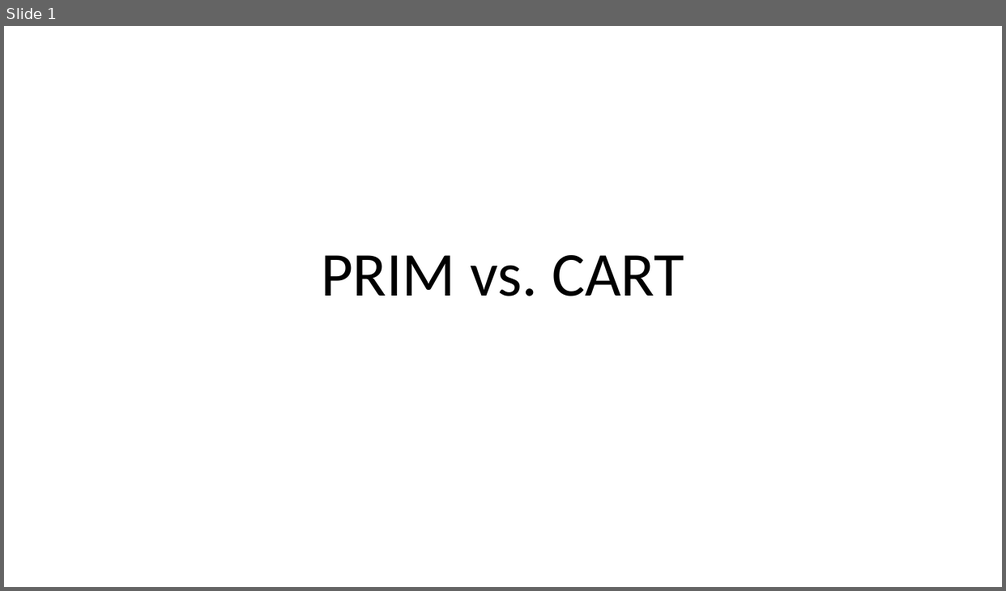
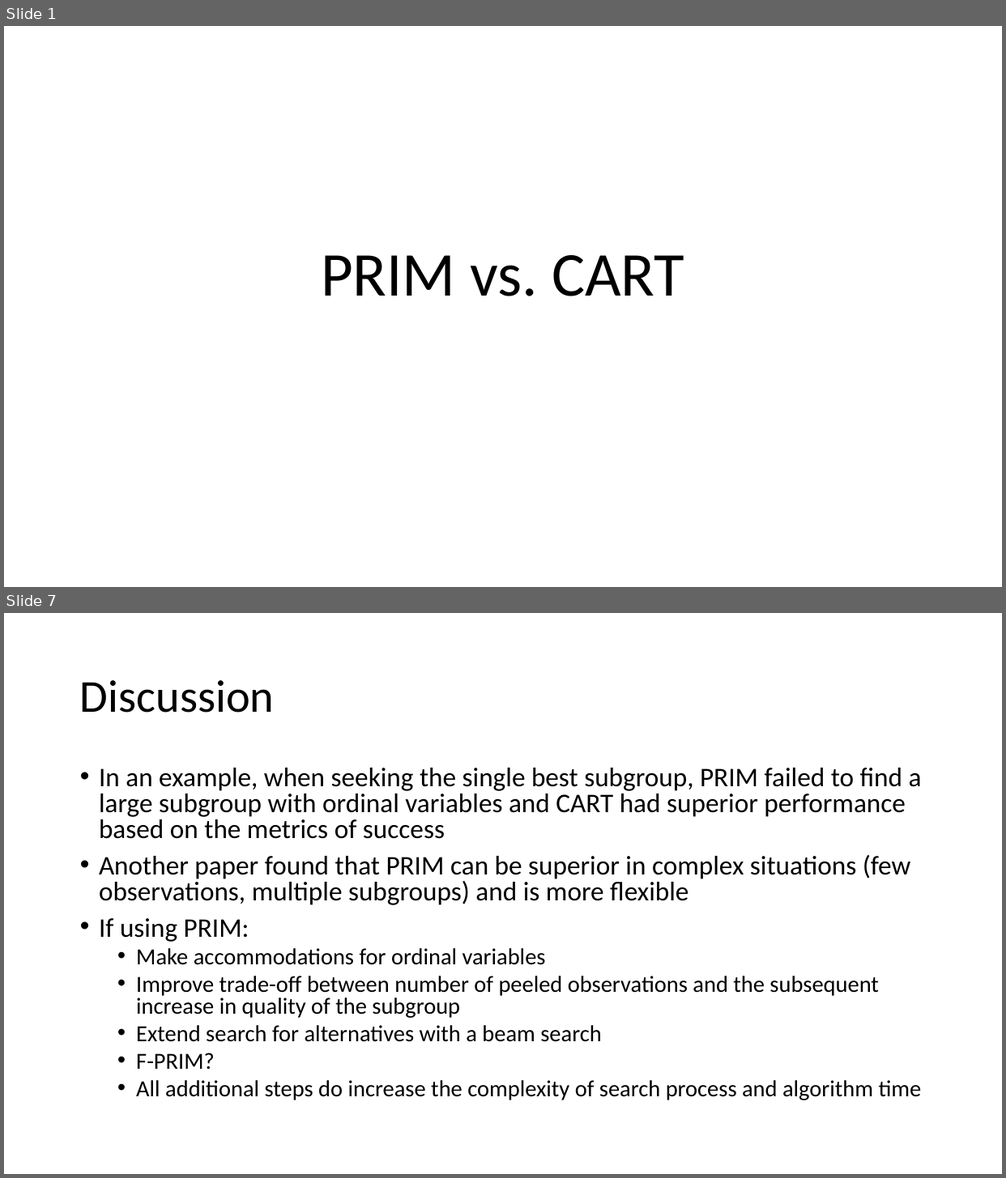
Before and after one commit to madelinemacmillan/PhD, a slide deck: Prim.VS.Cart.pptx. Shown one above the other, each under a label of ours: slide 1 before the commit, slides 1 and 7 after it; the slides between them are not shown. The pictures are 1006x591 and 1006x1178 pixels, drawn with LibreOffice and Linux fonts; fonts in the diff are those of the drawing. Boxes give left, top, right and bottom in pixels: in the first picture for what was removed or moved away, otherwise in the second. Text is boxed around its words. In the diff, an @@ line names an element or a change of style, - is before the commit and + after.

Commit message:
completed prim vs cart powerpoint

```diff
--- a/Prim.VS.Cart.pptx
+++ b/Prim.VS.Cart.pptx
@@ slide 7 added at [4,613,1002,1174], background #FFFFFF @@
@@ title added at [80,680,275,713], 44 pt, text #000000 @@
+Discussion
@@ text added at [99,768,922,1101], 25.9 pt, text #000000 @@
+• In an example, when seeking the single best subgroup, PRIM failed to find a large subgroup with ordinal variables and CART had superior performance based on the metrics of success
+• Another paper found that PRIM can be superior in complex situations (few observations, multiple subgroups) and is more flexible
+• If using PRIM:
+  • Make accommodations for ordinal variables
+  • Improve trade-off between number of peeled observations and the subsequent increase in quality of the subgroup
+  • Extend search for alternatives with a beam search
+  • F-PRIM?
+  • All additional steps do increase the complexity of search process and algorithm time
```
Also in this commit, not shown: 2 slides changed, 4 other slides added.
